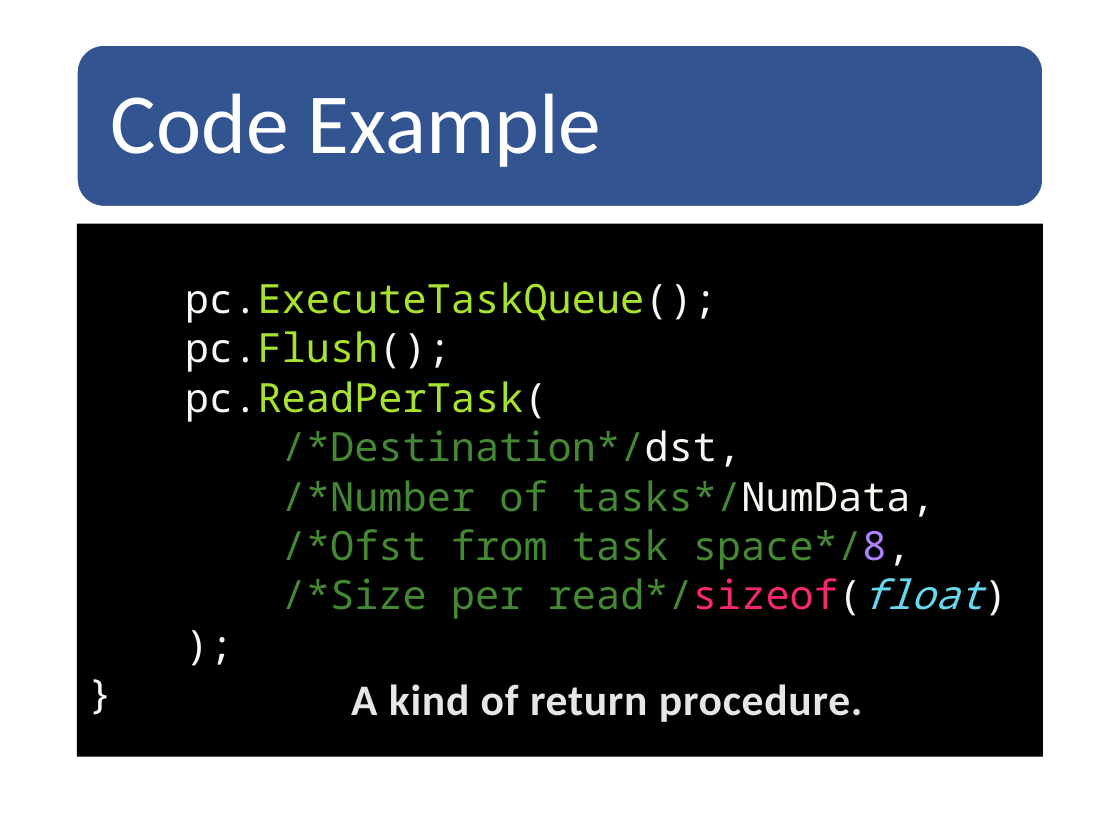
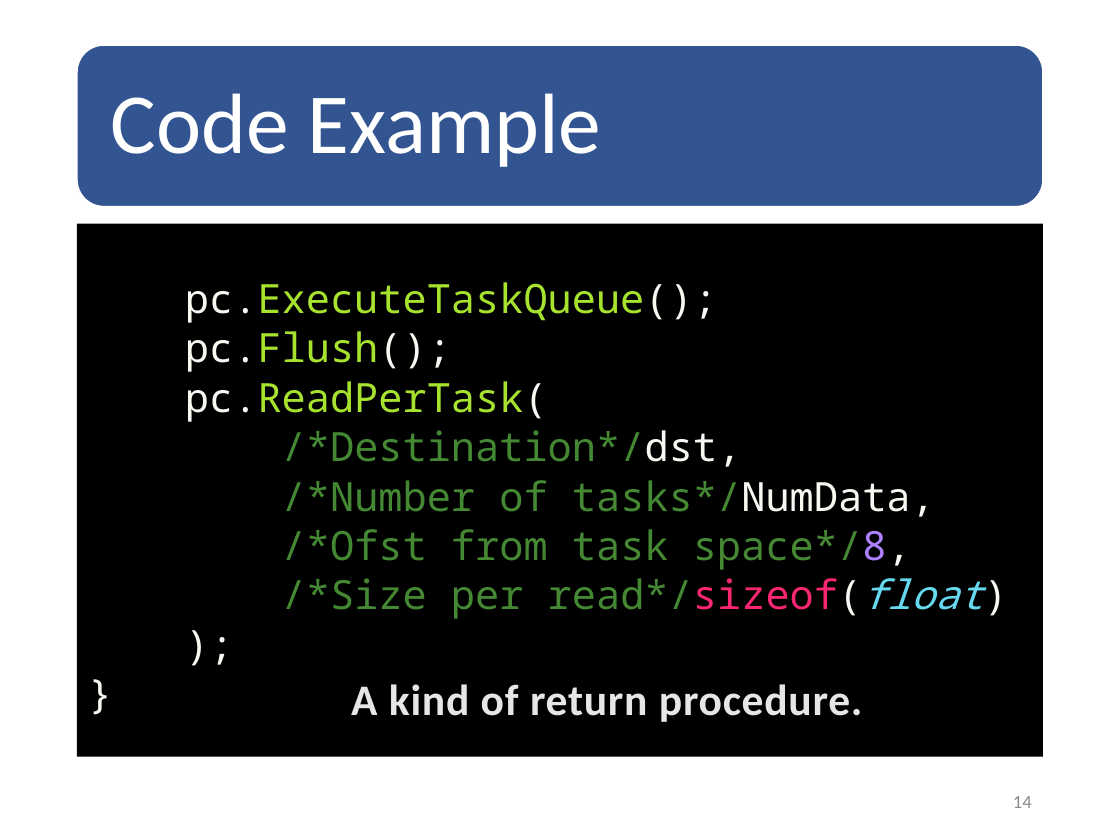
Before and after one commit to HappyNY/y3s1_socterm, a slide deck: slide 14 of docs/term_mid_우주선.pptx. Drawn at 1120x840 pixels with LibreOffice and Linux fonts; fonts in the diff are those of the drawing. Boxes give left, top, right and bottom in pixels: in the first picture for what was removed or moved away, otherwise in the second. Text is boxed around its words. In the diff, an @@ line names an element or a change of style, - is before the commit and + after.

```diff
--- a/docs/term_mid_우주선.pptx
+++ b/docs/term_mid_우주선.pptx
@@ page number added at (x1=1013, y1=796, x2=1032, y2=808), 12 pt, text #8C8C8C @@
+14
```
Also in this commit, not shown: 15 other slides changed, 12 other files.
